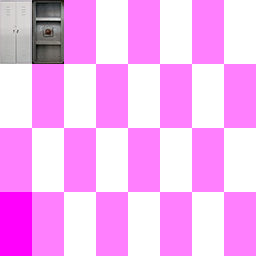
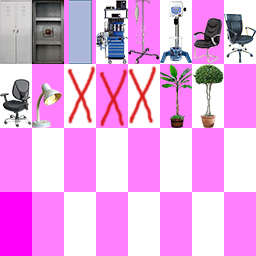
Layered file, before and after one edit (256px x 256px). Changes by layer:
added layer "Слой 24" above "item-64x128-110-t" over (67, 65, 157, 128)
added layer "item-64x128-110-t" above "item-64x128-105-t" over (0, 0, 256, 128)
added layer "item-64x128-105-t" above "Слой 20" over (32, 83, 62, 128)
